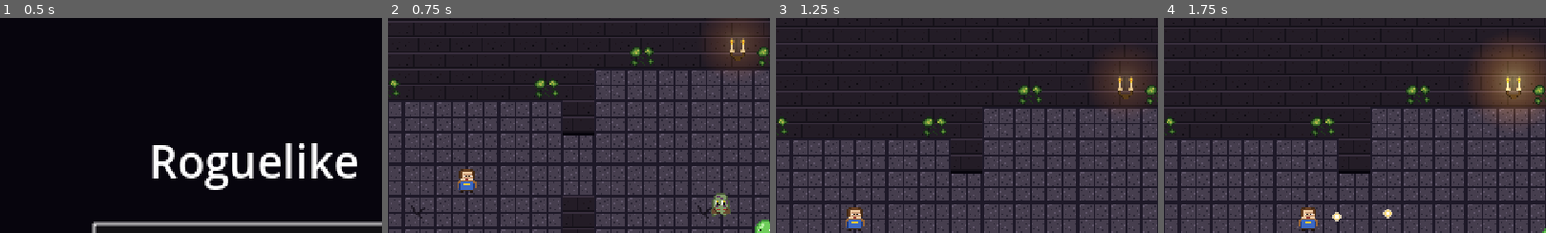
Above: before the commit, frames 1-4 (left to right).
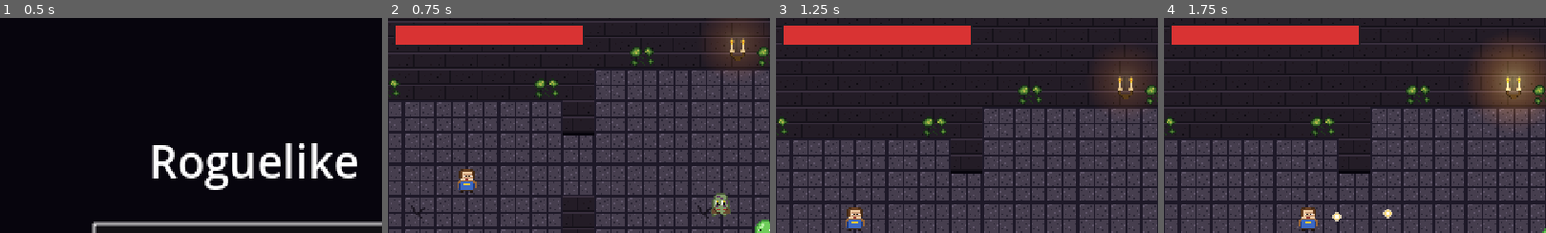
Above: after the commit, the same moments.

Repository: slartus/roguelike-game
Game: Godot game, scene res://scenes/ui/title_screen.tscn
Same seed, same stepped clock (60 frames per second), same inputs: the game is played once before the commit and once after it.
Inputs (mouse positions are % of the whole screen's width and height, from its top left):
- Up to frame 1 (0.5 s): no input
- Up to frame 2 (0.75 s): click "Играть" at 0.5 s
- Up to frame 3 (1.25 s): no input
- Up to frame 4 (1.75 s): tap Enter (ui_accept) at 1.25, 1.52 s; move the mouse to (72, 45) at 1.27 s; press the mouse at (72, 45) at 1.28 s; hold D (move_right) from 1.28 s (still down)
The pictures show only the part of the screen within x 17-67%, y 2-52%; the shares and areas given below are measured in that part.

Frame 1 is identical in both runs. In frame 2, 4.4% of the frame differs, in the area x 2-51%, y 3-13%; in frame 3, 4.4%; in frame 4, 4.4%.

Commit message:
feat(hud): визуальная полоса жизни слева вверху
Рядом с текстовым HealthLabel в первой строке HUD — красный fill bar
на тёмном фоне (120x14 px). Fill.size.x меняется в set_health
пропорционально current/maximum с clamp от overheal и деления на ноль.

Тесты: full/half/zero hp, overheal clamp, zero-maximum guard.

Co-Authored-By: Claude Opus 4.7 (1M context) <noreply@anthropic.com>

Diff:
--- a/scenes/ui/hud.gd
+++ b/scenes/ui/hud.gd
@@ -4,6 +4,10 @@
 const LOG_ENTRY_LIFETIME: float = 5.0
 const LOG_FADE_DURATION: float = 0.4
 const LOG_FONT_SIZE: int = 8
+
+# Полоса жизни справа вверху: Background 120x14 px, Fill внутри с padding 1 px
+# (max width = 118). Fill ресайзится в set_health через `size.x = MAX * pct`.
+const HEALTH_BAR_FILL_MAX_WIDTH: float = 118.0
 
 @onready var _health_label: Label = $HealthLabel
 @onready var _floor_label: Label = $FloorLabel
@@ -14,6 +18,7 @@
 @onready var _potion_count_label: Label = $InventoryPanel/PotionSlot/PotionCount
 @onready var _pause_panel: ColorRect = $PausePanel
 @onready var _log_box: VBoxContainer = $CombatLog
+@onready var _health_bar_fill: ColorRect = $HealthBar/Fill
 
 func _ready() -> void:
 	EventLog.entry_added.connect(_on_log_entry)
@@ -44,6 +49,11 @@
 
 func set_health(current: int, maximum: int) -> void:
 	_health_label.text = tr("UI_HEALTH") % [current, maximum]
+	# maximum == 0 быть не должен, но guard'имся — иначе деление на ноль.
+	var pct := clampf(float(current) / float(maxi(maximum, 1)), 0.0, 1.0)
+	var fill_size := _health_bar_fill.size
+	fill_size.x = HEALTH_BAR_FILL_MAX_WIDTH * pct
+	_health_bar_fill.size = fill_size
 
 func set_floor(number: int) -> void:
 	_floor_label.text = tr("UI_FLOOR") % number
--- a/scenes/ui/hud.tscn
+++ b/scenes/ui/hud.tscn
@@ -18,7 +18,7 @@
 [node name="HealthLabel" type="Label" parent="."]
 offset_left = 8.0
 offset_top = 6.0
-offset_right = 200.0
+offset_right = 80.0
 offset_bottom = 22.0
 theme_override_font_sizes/font_size = 12
 text = "HP: 5 / 5"
@@ -99,6 +99,25 @@
 horizontal_alignment = 2
 vertical_alignment = 2
 
+[node name="HealthBar" type="Control" parent="."]
+offset_left = 84.0
+offset_top = 8.0
+offset_right = 204.0
+offset_bottom = 22.0
+
+[node name="Background" type="ColorRect" parent="HealthBar"]
+anchors_preset = 15
+anchor_right = 1.0
+anchor_bottom = 1.0
+color = Color(0.12, 0.12, 0.15, 0.85)
+
+[node name="Fill" type="ColorRect" parent="HealthBar"]
+offset_left = 1.0
+offset_top = 1.0
+offset_right = 119.0
+offset_bottom = 13.0
+color = Color(0.85, 0.2, 0.2, 1)
+
 [node name="PausePanel" type="ColorRect" parent="."]
 visible = false
 anchors_preset = 15
--- /dev/null
+++ b/test/unit/test_hud_health_bar.gd
@@ -0,0 +1,55 @@
+extends GutTest
+
+# HUD.HealthBar — полоса жизни справа вверху. Fill.size.x ресайзится
+# пропорционально current/maximum, максимальная ширина
+# HEALTH_BAR_FILL_MAX_WIDTH. Тесты проверяют full-hp / low-hp / zero-hp /
+# guard от нулевого maximum.
+
+const HUD_SCENE := preload("res://scenes/ui/hud.tscn")
+
+func _spawn_hud():
+	var hud = HUD_SCENE.instantiate()
+	add_child_autofree(hud)
+	return hud
+
+func test_full_hp_fills_bar_to_max_width() -> void:
+	var hud = _spawn_hud()
+	await get_tree().process_frame
+	hud.set_health(5, 5)
+	assert_almost_eq(hud._health_bar_fill.size.x,
+		hud.HEALTH_BAR_FILL_MAX_WIDTH, 0.001,
+		"full hp — fill во всю доступную ширину")
+
+func test_half_hp_fills_bar_to_half_width() -> void:
+	var hud = _spawn_hud()
+	await get_tree().process_frame
+	hud.set_health(5, 10)
+	assert_almost_eq(hud._health_bar_fill.size.x,
+		hud.HEALTH_BAR_FILL_MAX_WIDTH * 0.5, 0.001,
+		"5/10 hp — половина ширины")
+
+func test_zero_hp_collapses_fill() -> void:
+	var hud = _spawn_hud()
+	await get_tree().process_frame
+	hud.set_health(0, 5)
+	assert_almost_eq(hud._health_bar_fill.size.x, 0.0, 0.001,
+		"0 hp — fill ширины 0 (пустая полоса)")
+
+func test_overheal_clamped_to_max_width() -> void:
+	# Технически take_damage/heal не должны давать current > maximum,
+	# но guard в set_health важен: даже если callsite ошибся, полоса
+	# не вылезет за пределы Background.
+	var hud = _spawn_hud()
+	await get_tree().process_frame
+	hud.set_health(999, 5)
+	assert_almost_eq(hud._health_bar_fill.size.x,
+		hud.HEALTH_BAR_FILL_MAX_WIDTH, 0.001,
+		"current > maximum — fill клэмпится к max ширине")
+
+func test_zero_maximum_does_not_crash_and_collapses_fill() -> void:
+	# Не должно быть в проде, но guard от деления на ноль обязателен.
+	var hud = _spawn_hud()
+	await get_tree().process_frame
+	hud.set_health(0, 0)
+	assert_almost_eq(hud._health_bar_fill.size.x, 0.0, 0.001,
+		"maximum == 0 — fill collapse, без крашей")
Not shown, changed: docs/gamedesign/ui.md
